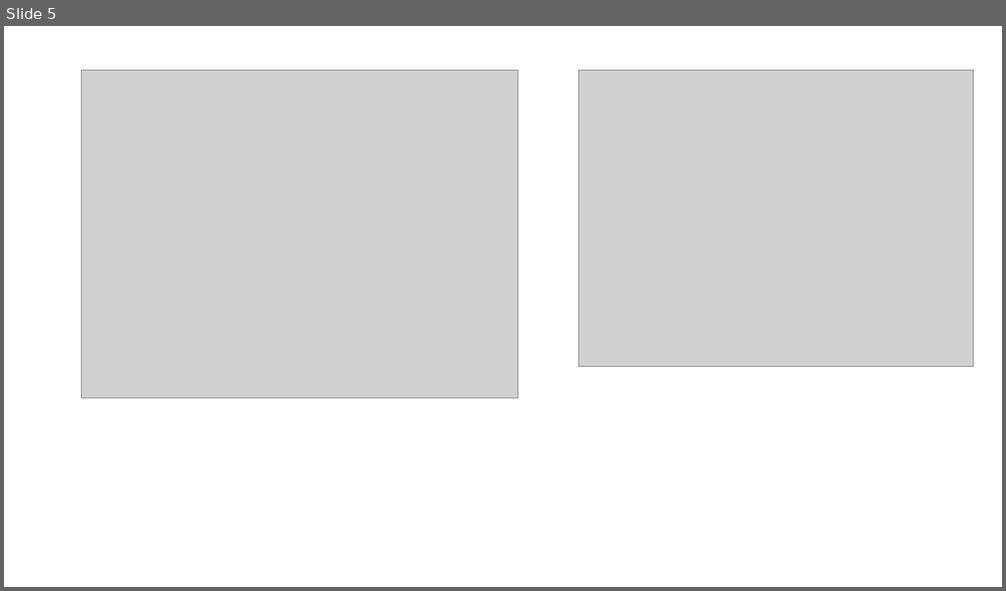
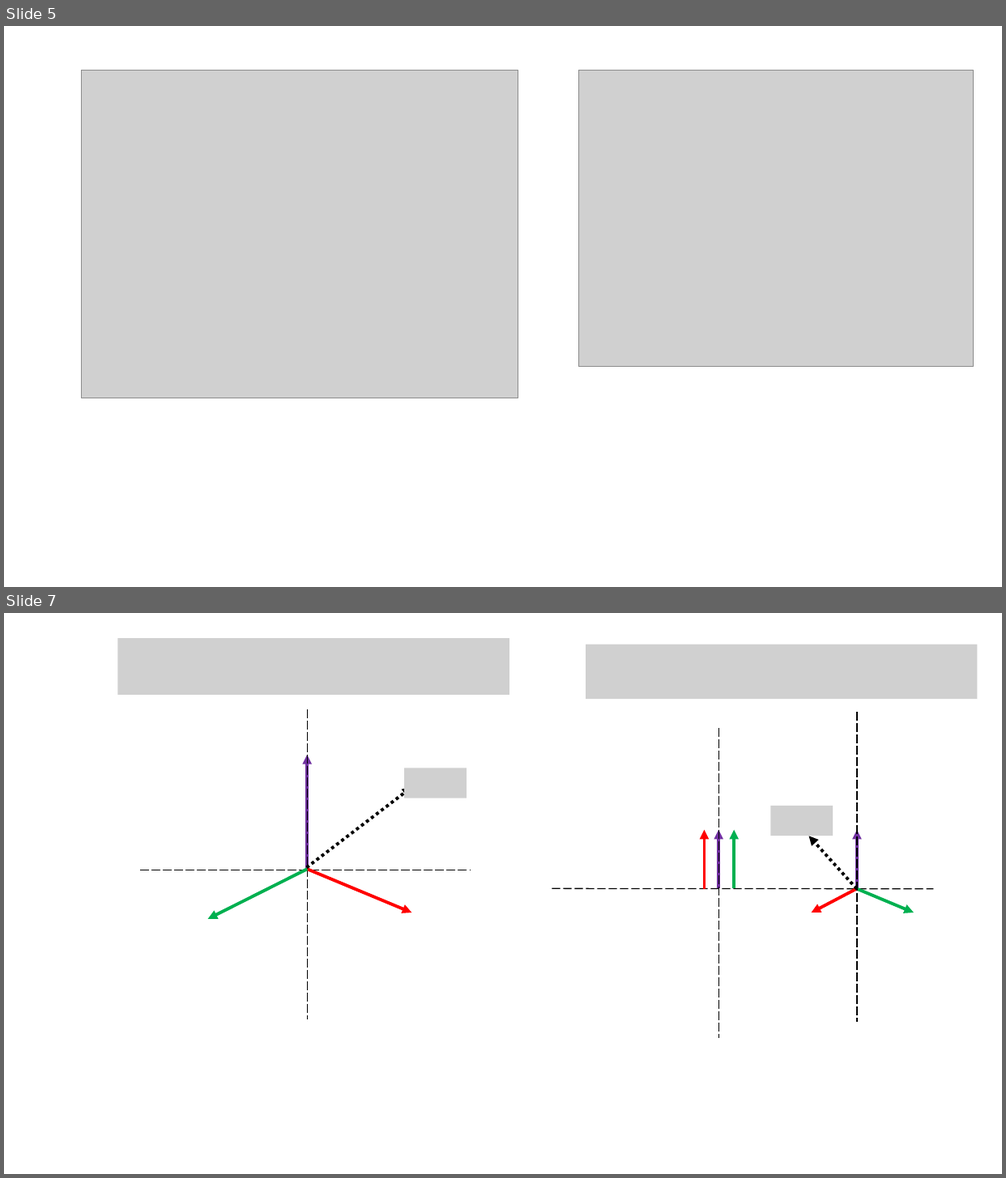
Before and after one commit to EnesAyaz/WPTMotor, a slide deck: Presentation/2021.08.10.pptx. Shown one above the other, each under a label of ours: slide 5 before the commit, slides 5 and 7 after it; the slides between them are not shown. The pictures are 1006x591 and 1006x1178 pixels, drawn with LibreOffice and Linux fonts; fonts in the diff are those of the drawing; grey boxes stand for pictures. Boxes give left, top, right and bottom in pixels: in the first picture for what was removed or moved away, otherwise in the second. Text is boxed around its words. In the diff, an @@ line names an element or a change of style, - is before the commit and + after.

```diff
--- a/Presentation/2021.08.10.pptx
+++ b/Presentation/2021.08.10.pptx
@@ slide 7 added at bbox=[4, 613, 1002, 1174], background #FFFFFF @@
@@ picture added at bbox=[117, 638, 509, 695] @@
@@ picture added at bbox=[586, 645, 978, 699] @@
@@ line added from (307, 709) to (307, 1020), #000000 1 pt dashed @@
@@ line added from (719, 728) to (719, 1038), #000000 1 pt dashed @@
@@ line added from (858, 712) to (858, 1023), #000000 1 pt dashed @@
@@ arrow added from (307, 870) to (307, 755), #7030A0 3 pt @@
@@ picture added at bbox=[404, 768, 467, 798] @@
@@ arrow added from (306, 867) to (412, 787), #000000 3 pt dashed @@
@@ picture added at bbox=[770, 806, 833, 836] @@
@@ arrow added from (705, 889) to (705, 830), #FF0000 3 pt @@
@@ arrow added from (719, 888) to (719, 830), #7030A0 3 pt @@
@@ arrow added from (734, 888) to (734, 830), #00B050 3 pt @@
@@ arrow added from (858, 889) to (858, 830), #7030A0 3 pt @@
@@ arrow added from (857, 889) to (809, 836), #000000 3 pt dashed @@
@@ line added from (140, 870) to (471, 870), #000000 1 pt dashed @@
@@ arrow added from (307, 869) to (207, 919), #00B050 3 pt @@
@@ arrow added from (307, 869) to (412, 913), #FF0000 3 pt @@
@@ line added from (552, 888) to (934, 889), #000000 1 pt dashed @@
@@ arrow added from (858, 888) to (812, 913), #FF0000 3 pt @@
@@ arrow added from (858, 889) to (914, 913), #00B050 3 pt @@
```
Also in this commit, not shown: 10 other slides added, 4 other files.
